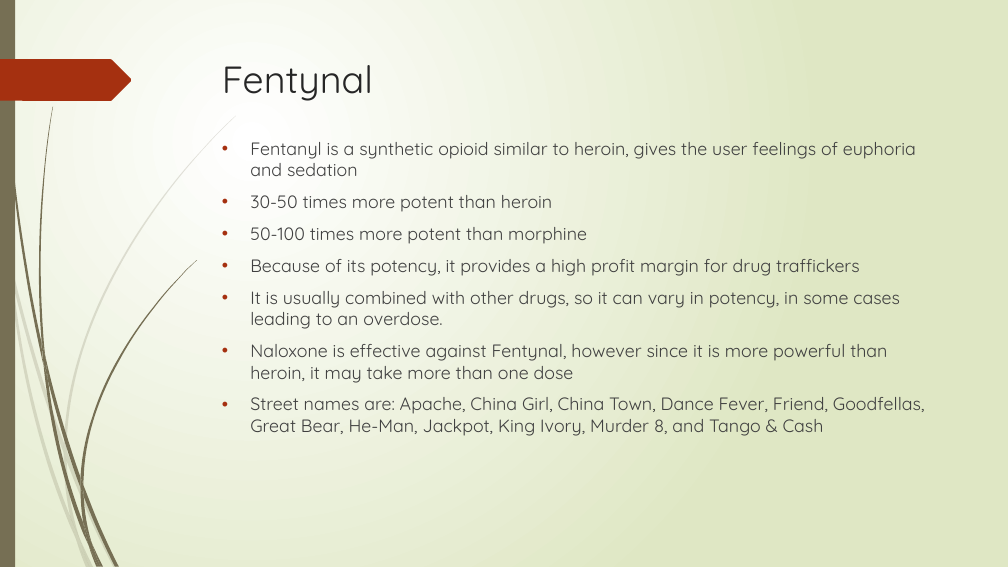
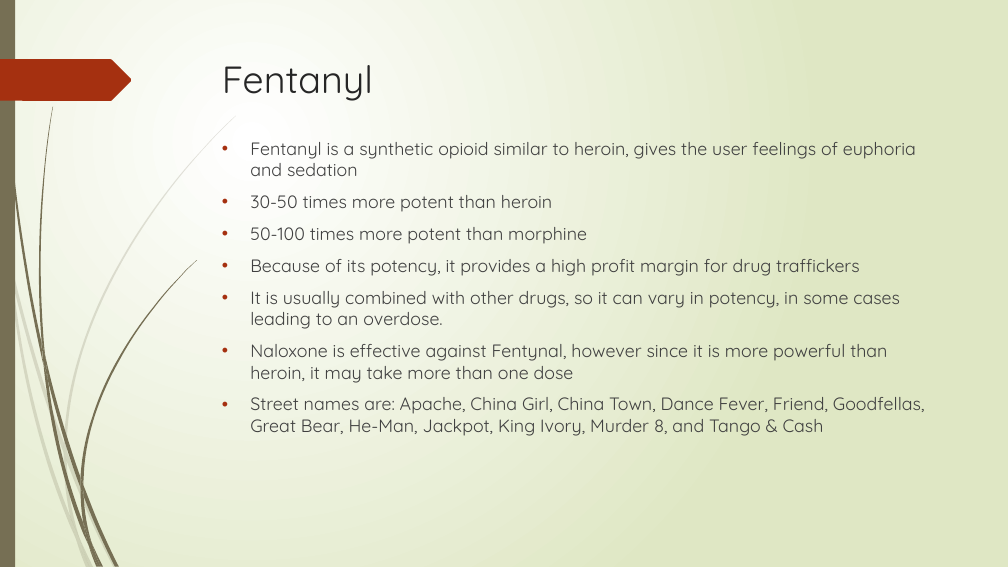
Before and after one commit to yayunl/DataViz-Project1, a slide deck: slide 10 of Drug Mortality and Socio-Economic conditions in Connecticut.pptx (slide 8 before the commit). Drawn at 1008x567 pixels with LibreOffice and Linux fonts; fonts in the diff are those of the drawing. Boxes give left, top, right and bottom in pixels: in the first picture for what was removed or moved away, otherwise in the second. Text is boxed around its words. In the diff, an @@ line names an element or a change of style, - is before the commit and + after.

```diff
--- a/Drug Mortality and Socio-Economic conditions in Connecticut.pptx
+++ b/Drug Mortality and Socio-Economic conditions in Connecticut.pptx
@@ title at (222,65,373,101): text changed @@
-Fentynal
+Fentanyl
```
Also in this commit, not shown: 2 other slides changed, 2 slides added, 2 other files.
